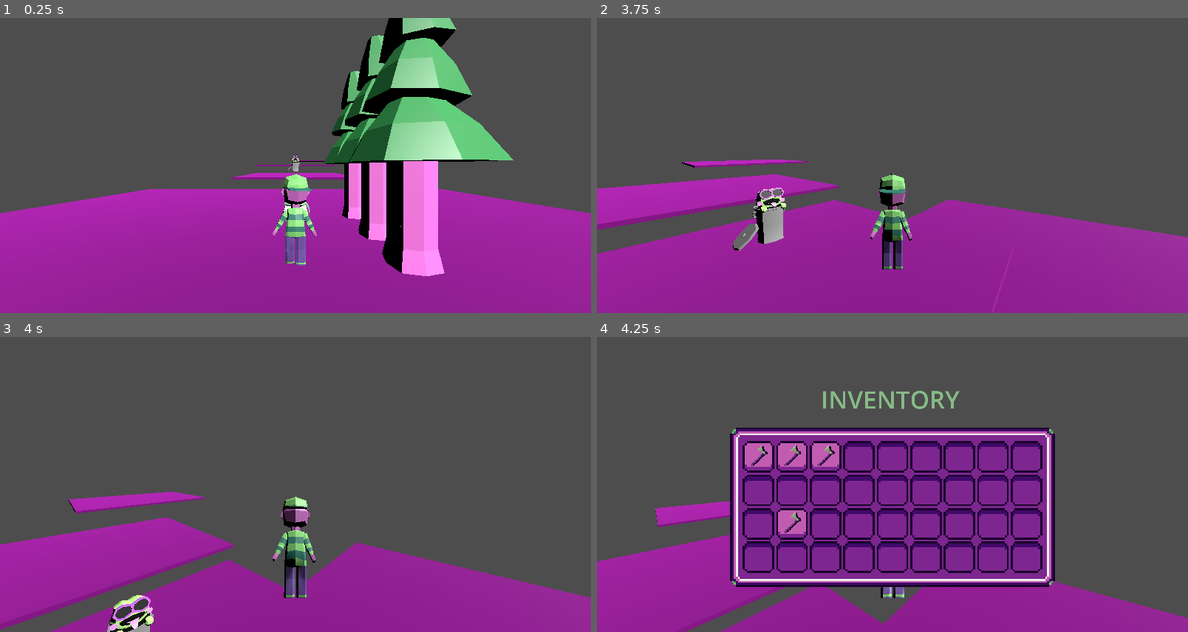
Above: before the commit, frames 1-4 (two rows, left to right).
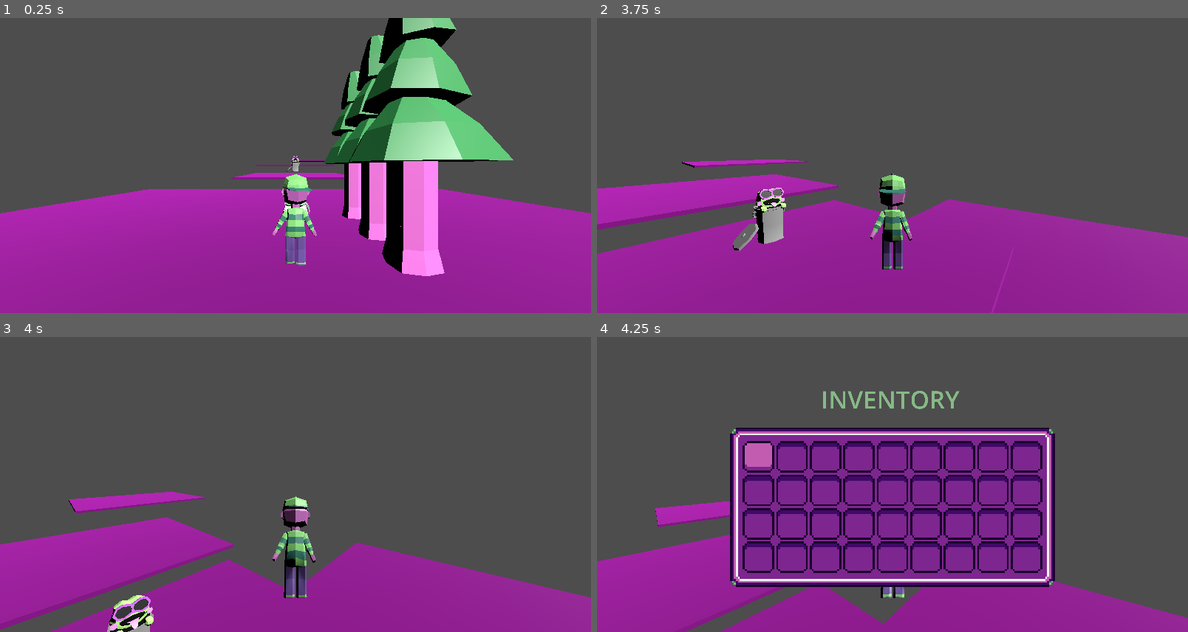
Above: after the commit, the same moments.

Repository: b4k4kozmo/KatsuBoy3D
Game: Godot game, scene res://Main.tscn
Two runs of this game, one before a commit and one after it. Both use one fixed random seed, a clock stepped at 60 frames per second and the inputs below.
Inputs (mouse positions are in pixels of both pictures, inside the frame that each line leads up to):
- Up to frame 1 (0.25 s): no input
- Up to frame 2 (3.75 s): tap Enter (attack) at 0.5, 1.35 s; move the mouse to (922, 165) at 0.52 s; hold W (move_forward) from 0.53 s (still down); right-click (922, 165) at 0.6 s; tap Space (jump) at 0.77, 1.52, 3.02 s; move the mouse to (862, 165) at 1.27 s; move the mouse to (904, 159) at 2.02 s; tap E (interact) at 2.1 s; move the mouse to (886, 171) at 2.77 s; tap Shift (run) at 2.85 s; move the mouse to (933, 168) at 3.52 s; hold = (zoom_in) from 3.53 s (still down)
- Up to frame 3 (4 s): keep holding W (move_forward); keep holding = (zoom_in); tap Space (jump) at 3.77 s
- Up to frame 4 (4.25 s): keep holding W (move_forward); keep holding = (zoom_in); tap I (toggle_inventory) at 4.15 s

Frames 1-3 are identical in both runs. In frame 4, 1.1% of the frame differs, in the area x 26-41%, y 36-67%.

Commit message:
added features
collecting items now updates the inentory gui

Diff:
--- a/Collectable.gd
+++ b/Collectable.gd
@@ -1,4 +1,7 @@
 extends Area3D
 
-func collect():
+@export var itemRes: InventoryItem
+
+func collect(inventory: Inventory):
+	inventory.insert(itemRes)
 	$"..".queue_free()
--- a/Inventory/Inventory.gd
+++ b/Inventory/Inventory.gd
@@ -2,4 +2,14 @@
 
 class_name Inventory
 
+signal updated
+
 @export var items: Array[InventoryItem]
+
+func insert(item: InventoryItem):
+	for i in range(items.size()):
+		if !items[i]:
+			items[i] = item
+			break
+
+	updated.emit()
--- a/Inventory/PlayerInventory.tres
+++ b/Inventory/PlayerInventory.tres
@@ -1,8 +1,12 @@
-[gd_resource type="Resource" script_class="Inventory" load_steps=3 format=3 uid="uid://b76pq1ycgbhoe"]
+[gd_resource type="Resource" script_class="Inventory" load_steps=4 format=3 uid="uid://b76pq1ycgbhoe"]
 
-[ext_resource type="Resource" uid="uid://bqdjlj14d3kfn" path="res://Inventory/Items/KamiAxe.tres" id="1_hblar"]
+[ext_resource type="Script" path="res://Inventory/InventoryItem.gd" id="1_ihniu"]
 [ext_resource type="Script" path="res://Inventory/Inventory.gd" id="2_qwk4w"]
+
+[sub_resource type="Resource" id="Resource_t1522"]
+script = ExtResource("1_ihniu")
+name = ""
 
 [resource]
 script = ExtResource("2_qwk4w")
-items = Array[Resource("res://Inventory/InventoryItem.gd")]([ExtResource("1_hblar"), ExtResource("1_hblar"), ExtResource("1_hblar"), null, null, null, null, null, null, null, null, null, null, null, null, null, null, null, null, ExtResource("1_hblar"), null, null, null, null, null, null, null, null, null, null, null, null, null, null, null, null])
+items = Array[ExtResource("1_ihniu")]([SubResource("Resource_t1522"), null, null, null, null, null, null, null, null, null, null, null, null, null, null, null, null, null, null, null, null, null, null, null, null, null, null, null, null, null, null, null, null, null, null, null])
--- a/InventoryGui.gd
+++ b/InventoryGui.gd
@@ -9,6 +9,7 @@
 @onready var slots: Array = $NinePatchRect/GridContainer.get_children()
 
 func _ready():
+	inventory.updated.connect(update)
 	update()
 
 func update():
--- a/KamiAxe.gd
+++ b/KamiAxe.gd
@@ -2,7 +2,7 @@
 
 @onready var animation = $MeshInstance3D/woodsmansaxe/AnimationPlayer
 
-func collect():
+func collect(inventory: Inventory):
 	animation.play("spin")
 	await animation.animation_finished
-	super.collect()
+	super(inventory)
--- a/KamiAxe.tscn
+++ b/KamiAxe.tscn
@@ -1,8 +1,9 @@
-[gd_scene load_steps=8 format=3 uid="uid://bch1iit73tsb5"]
+[gd_scene load_steps=9 format=3 uid="uid://bch1iit73tsb5"]
 
 [ext_resource type="PackedScene" uid="uid://c1col67s1uiet" path="res://Collectable.tscn" id="1_nw412"]
 [ext_resource type="PackedScene" uid="uid://dkiirydsvrt45" path="res://Art/woodsmansaxe.glb" id="2_rpbpe"]
 [ext_resource type="Script" path="res://KamiAxe.gd" id="2_w0tob"]
+[ext_resource type="Resource" uid="uid://bqdjlj14d3kfn" path="res://Inventory/Items/KamiAxe.tres" id="3_hpxq1"]
 
 [sub_resource type="SphereShape3D" id="SphereShape3D_kdax4"]
 resource_local_to_scene = true
@@ -48,6 +49,7 @@
 
 [node name="Area3D" parent="." index="0"]
 script = ExtResource("2_w0tob")
+itemRes = ExtResource("3_hpxq1")
 
 [node name="CollisionShape3D" parent="Area3D" index="0"]
 transform = Transform3D(1, 0, 0, 0, 1, 0, 0, 0, 1, 0, 1.81774, 0)
--- a/Player/Player.gd
+++ b/Player/Player.gd
@@ -185,4 +185,4 @@
 func _on_collectable_detector_area_entered(area):
 	print_debug(area)
 	if area.has_method("collect"):
-		area.collect()
+		area.collect(inventory)
